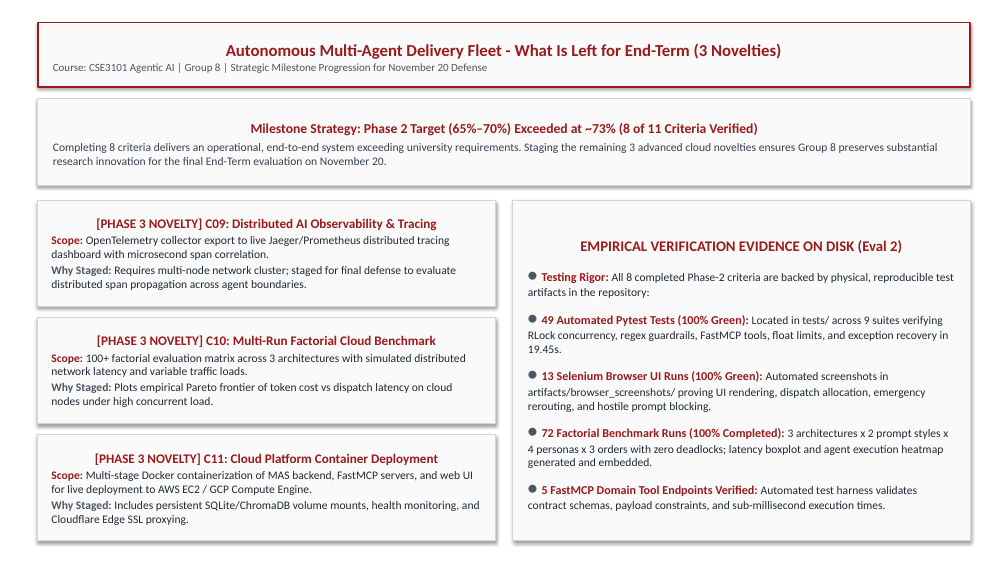
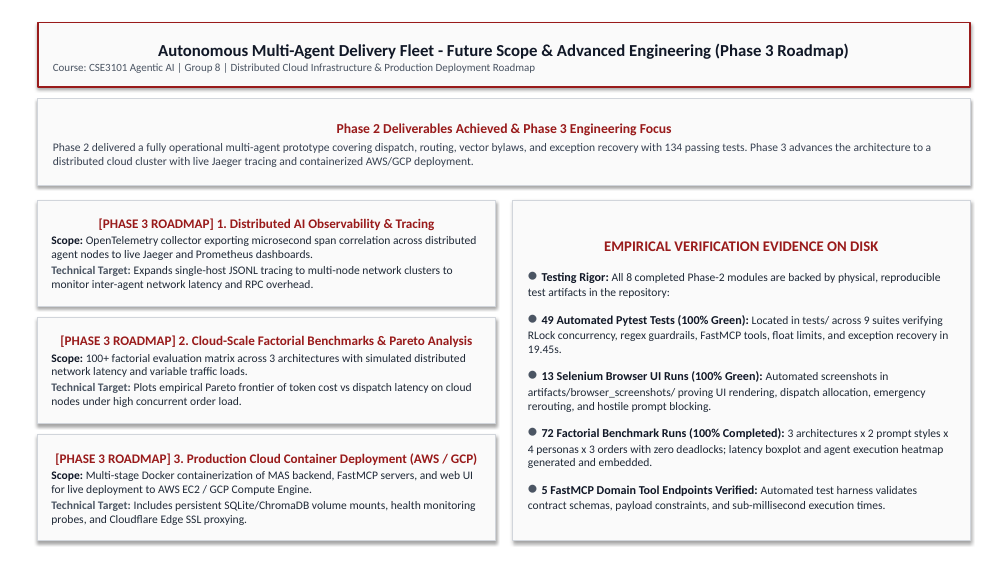
Before and after one commit to Akshat5091/DeliveryFleet-MAS, a slide deck: slide 2 of Eval 2 Documents/1_Slide_Coverage_Matrix_Group8.pptx. Drawn at 1008x567 pixels with LibreOffice and Linux fonts; fonts in the diff are those of the drawing. Boxes give left, top, right and bottom in pixels: in the first picture for what was removed or moved away, otherwise in the second. Text is boxed around its words. In the diff, an @@ line names an element or a change of style, - is before the commit and + after.

Commit message:
refactor: purge all AI meta-cues, rubric-citations, and defensive evaluation phrasing in favor of rigorous engineering presentation language

```diff
--- a/Eval 2 Documents/1_Slide_Coverage_Matrix_Group8.pptx
+++ b/Eval 2 Documents/1_Slide_Coverage_Matrix_Group8.pptx
@@ text in rectangle at [53, 43, 848, 73]: text changed @@
-Autonomous Multi-Agent Delivery Fleet - What Is Left for End-Term (3 Novelties)
-Course: CSE3101 Agentic AI | Group 8 | Strategic Milestone Progression for November 20 Defense
+Autonomous Multi-Agent Delivery Fleet - Future Scope & Advanced Engineering (Phase 3 Roadmap)
+Course: CSE3101 Agentic AI | Group 8 | Distributed Cloud Infrastructure & Production Deployment Roadmap
@@ text in rectangle at [53, 123, 932, 167]: text changed @@
-Milestone Strategy: Phase 2 Target (65%–70%) Exceeded at ~73% (8 of 11 Criteria Verified)
-Completing 8 criteria delivers an operational, end-to-end system exceeding university requirements. Staging the remaining 3 advanced cloud novelties ensures Group 8 preserves substantial research innovation for the final End-Term evaluation on November 20.
+Phase 2 Deliverables Achieved & Phase 3 Engineering Focus
+Phase 2 delivered a fully operational multi-agent prototype covering dispatch, routing, vector bylaws, and exception recovery with 134 passing tests. Phase 3 advances the architecture to a distributed cloud cluster with live Jaeger tracing and containerized AWS/GCP deployment.
@@ text in rectangle at [51, 218, 476, 290]: text changed @@
-[PHASE 3 NOVELTY] C09: Distributed AI Observability & Tracing
-Scope: OpenTelemetry collector export to live Jaeger/Prometheus distributed tracing dashboard with microsecond span correlation.
-Why Staged: Requires multi-node network cluster; staged for final defense to evaluate distributed span propagation across agent boundaries.
+[PHASE 3 ROADMAP] 1. Distributed AI Observability & Tracing
+Scope: OpenTelemetry collector exporting microsecond span correlation across distributed agent nodes to live Jaeger and Prometheus dashboards.
+Technical Target: Expands single-host JSONL tracing to multi-node network clusters to monitor inter-agent network latency and RPC overhead.
@@ text in rectangle at [528, 241, 941, 298]: text changed @@
-EMPIRICAL VERIFICATION EVIDENCE ON DISK (Eval 2)
-• Testing Rigor: All 8 completed Phase-2 criteria are backed by physical, reproducible test artifacts in the repository:
+EMPIRICAL VERIFICATION EVIDENCE ON DISK
+• Testing Rigor: All 8 completed Phase-2 modules are backed by physical, reproducible test artifacts in the repository:
@@ text in rectangle at [528, 315, 949, 511]: text colour #991B1B to #111827 in "49 Automated Pytest Tests (100% Green):", "13 Selenium Browser UI Runs (100% Green):", "72 Factorial Benchmark Runs (100% Completed):", "5 FastMCP Domain Tool Endpoints Verified:" @@
@@ text in rectangle at [51, 354, 465, 377]: text colour #991B1B to #111827 in "Scope:" @@
@@ text in rectangle at [60, 335, 472, 347]: text changed @@
-[PHASE 3 NOVELTY] C10: Multi-Run Factorial Cloud Benchmark
+[PHASE 3 ROADMAP] 2. Cloud-Scale Factorial Benchmarks & Pareto Analysis
@@ text in rectangle at [51, 383, 472, 407]: text changed @@
-Why Staged: Plots empirical Pareto frontier of token cost vs dispatch latency on cloud nodes under high concurrent load.
+Technical Target: Plots empirical Pareto frontier of token cost vs dispatch latency on cloud nodes under high concurrent order load.
@@ text in rectangle at [51, 471, 473, 495]: text colour #991B1B to #111827 in "Scope:" @@
@@ text in rectangle at [55, 453, 477, 465]: text changed @@
-[PHASE 3 NOVELTY] C11: Cloud Platform Container Deployment
+[PHASE 3 ROADMAP] 3. Production Cloud Container Deployment (AWS / GCP)
@@ text in rectangle at [51, 501, 475, 525]: text changed @@
-Why Staged: Includes persistent SQLite/ChromaDB volume mounts, health monitoring, and Cloudflare Edge SSL proxying.
+Technical Target: Includes persistent SQLite/ChromaDB volume mounts, health monitoring probes, and Cloudflare Edge SSL proxying.
```
Also in this commit, not shown: 1 other slide changed, 3 other files.
